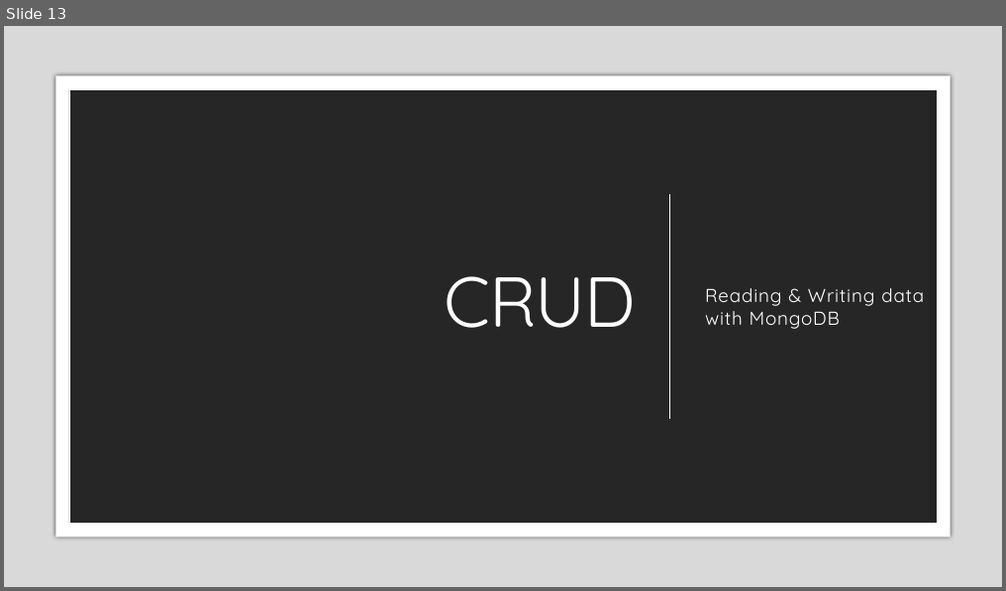
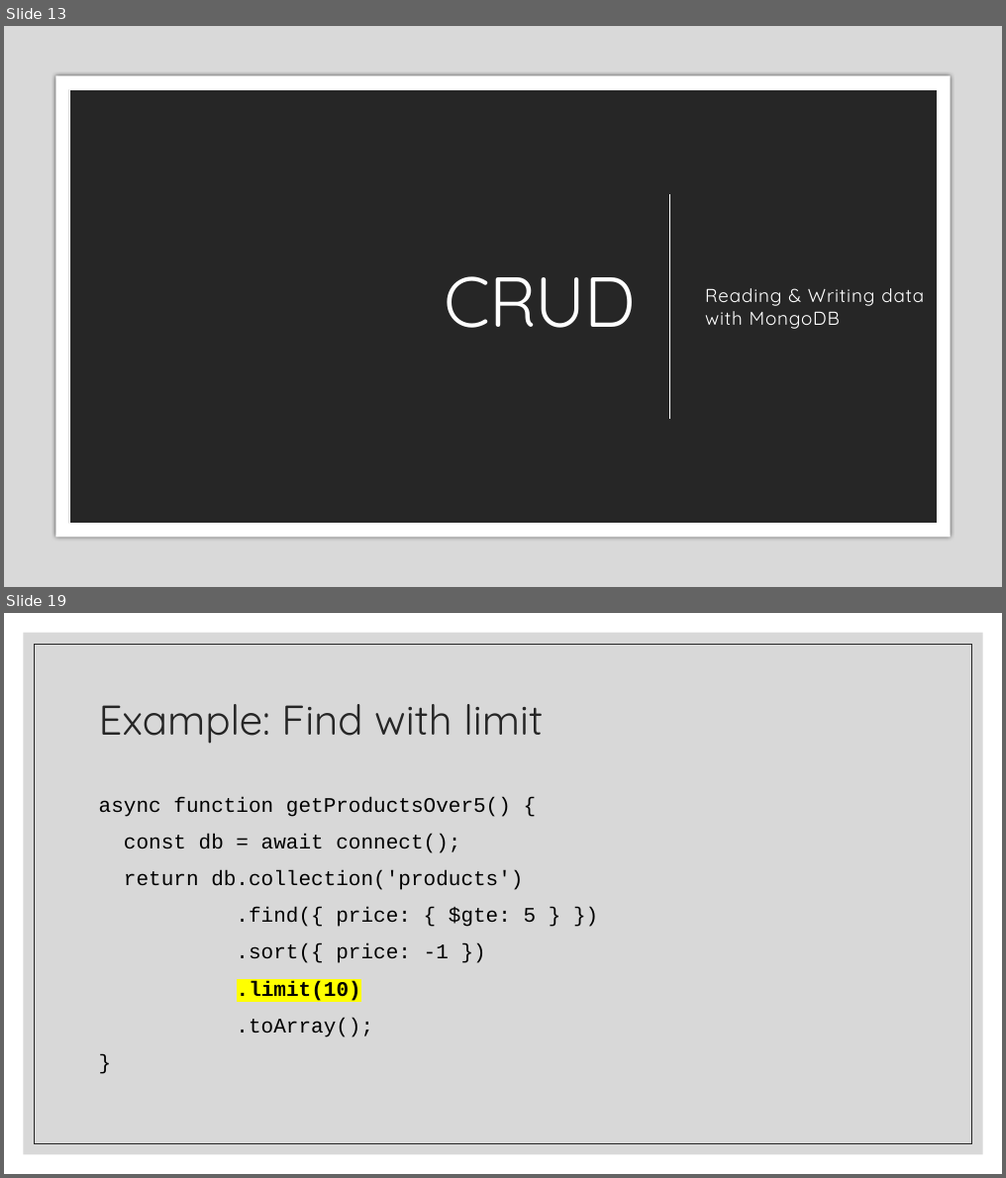
Before and after one commit to zackstotts/base-node-curriculum, a slide deck: unit_03/slides/02 MongoDB & Node.pptx. Shown one above the other, each under a label of ours: slide 13 before the commit, slides 13 and 19 after it; the slides between them are not shown. The pictures are 1006x591 and 1006x1178 pixels, drawn with LibreOffice and Linux fonts; fonts in the diff are those of the drawing. Boxes give left, top, right and bottom in pixels: in the first picture for what was removed or moved away, otherwise in the second. Text is boxed around its words. In the diff, an @@ line names an element or a change of style, - is before the commit and + after.

```diff
--- a/unit_03/slides/02 MongoDB & Node.pptx
+++ b/unit_03/slides/02 MongoDB & Node.pptx
@@ slide 19 added at (4,613,1002,1174), background #FFFFFF @@
@@ rectangle added at (24,633,983,1155), fill #BFBFBF at 60% opacity @@
@@ rectangle added at (35,644,972,1144), outline #262626 0.5 pt @@
@@ title added at (99,704,543,744), 40 pt, text #262626 @@
+Example: Find with limit
@@ text added at (99,797,537,1038), 20 pt, text #000000 @@
+async function getProductsOver5() {
+const db = await connect();
+return db.collection('products')
+.find({ price: { $gte: 5 } })
+.sort({ price: -1 })
+.limit(10)
+.toArray();
+}
```
Also in this commit, not shown: 7 slides changed, 14 other slides added, 1 slide removed.
